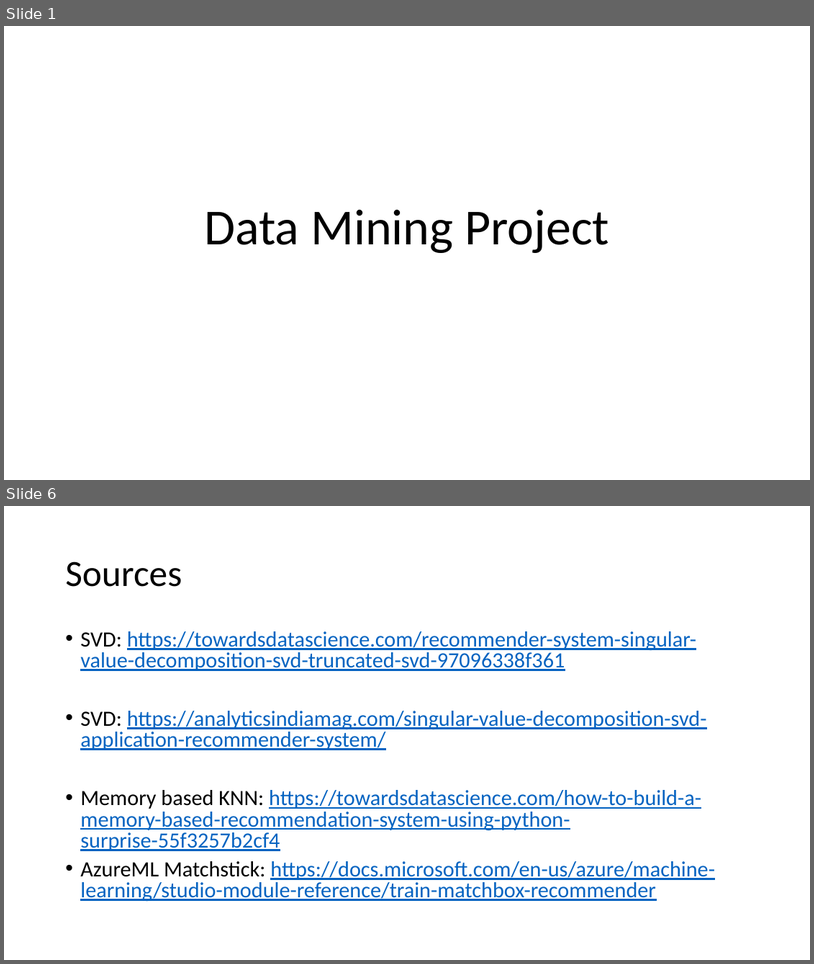
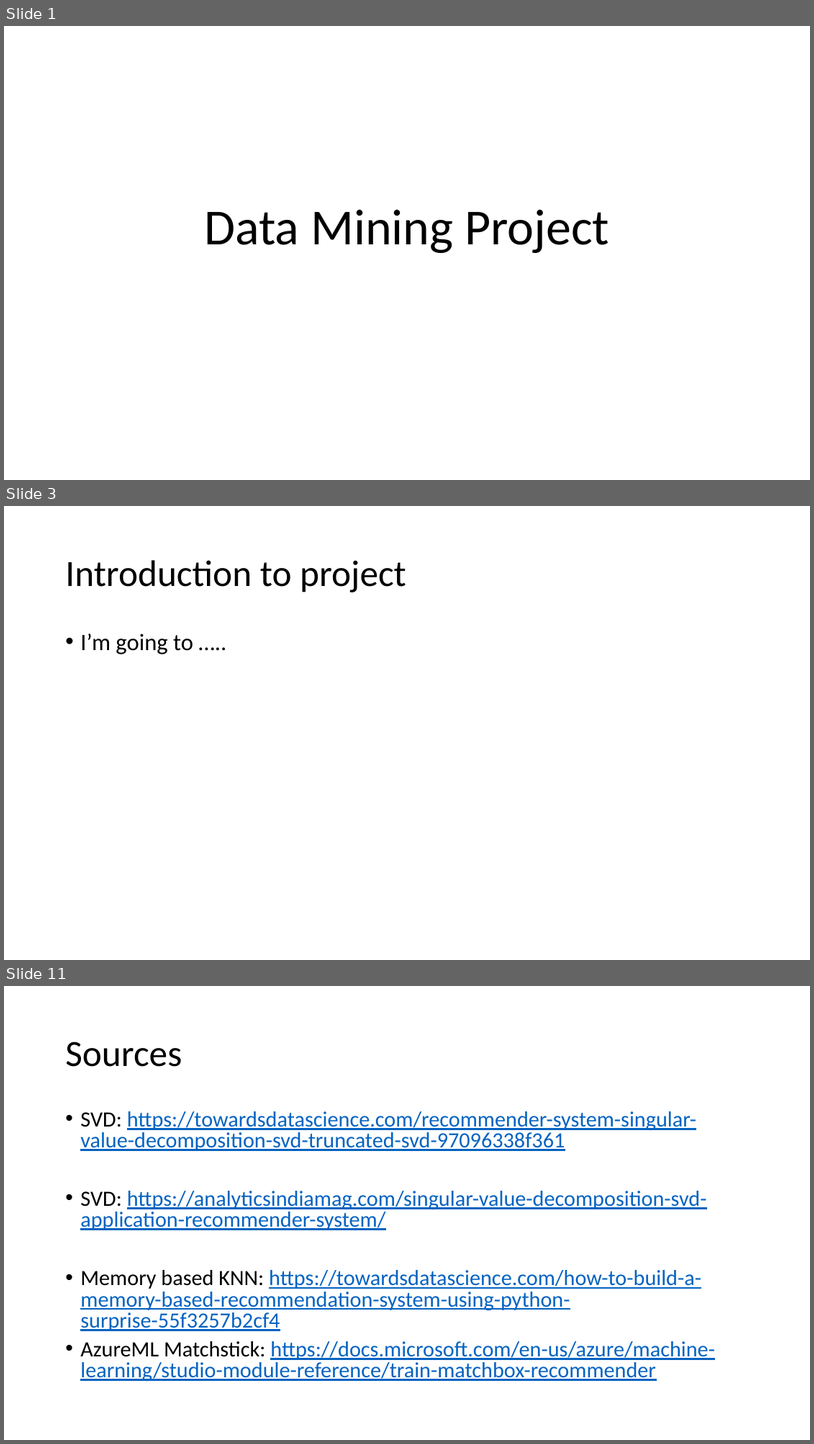
Before and after one commit to deejayrusso/Movie-Recommendation-System, a slide deck: Data Mining Project.pptx. Shown one above the other, each under a label of ours: slides 1 and 6 before the commit, slides 1, 3 and 11 after it; the slides between them are not shown. The pictures are 814x964 and 814x1444 pixels, drawn with LibreOffice and Linux fonts; fonts in the diff are those of the drawing. Boxes give left, top, right and bottom in pixels: in the first picture for what was removed or moved away, otherwise in the second. Text is boxed around its words. In the diff, an @@ line names an element or a change of style, - is before the commit and + after.

```diff
--- a/Data Mining Project.pptx
+++ b/Data Mining Project.pptx
@@ slide 3 added at <box>4,506,810,960</box>, background #FFFFFF @@
@@ title added at <box>65,560,406,592</box>, 44 pt, text #000000 @@
+Introduction to project
@@ text added at <box>80,633,193,654</box>, 28 pt, text #000000 @@
+• I’m going to …..
@@ what was slide 6 is now slide 11 @@
```
Also in this commit, not shown: 2 slides changed, 5 other slides added, 1 slide removed.
